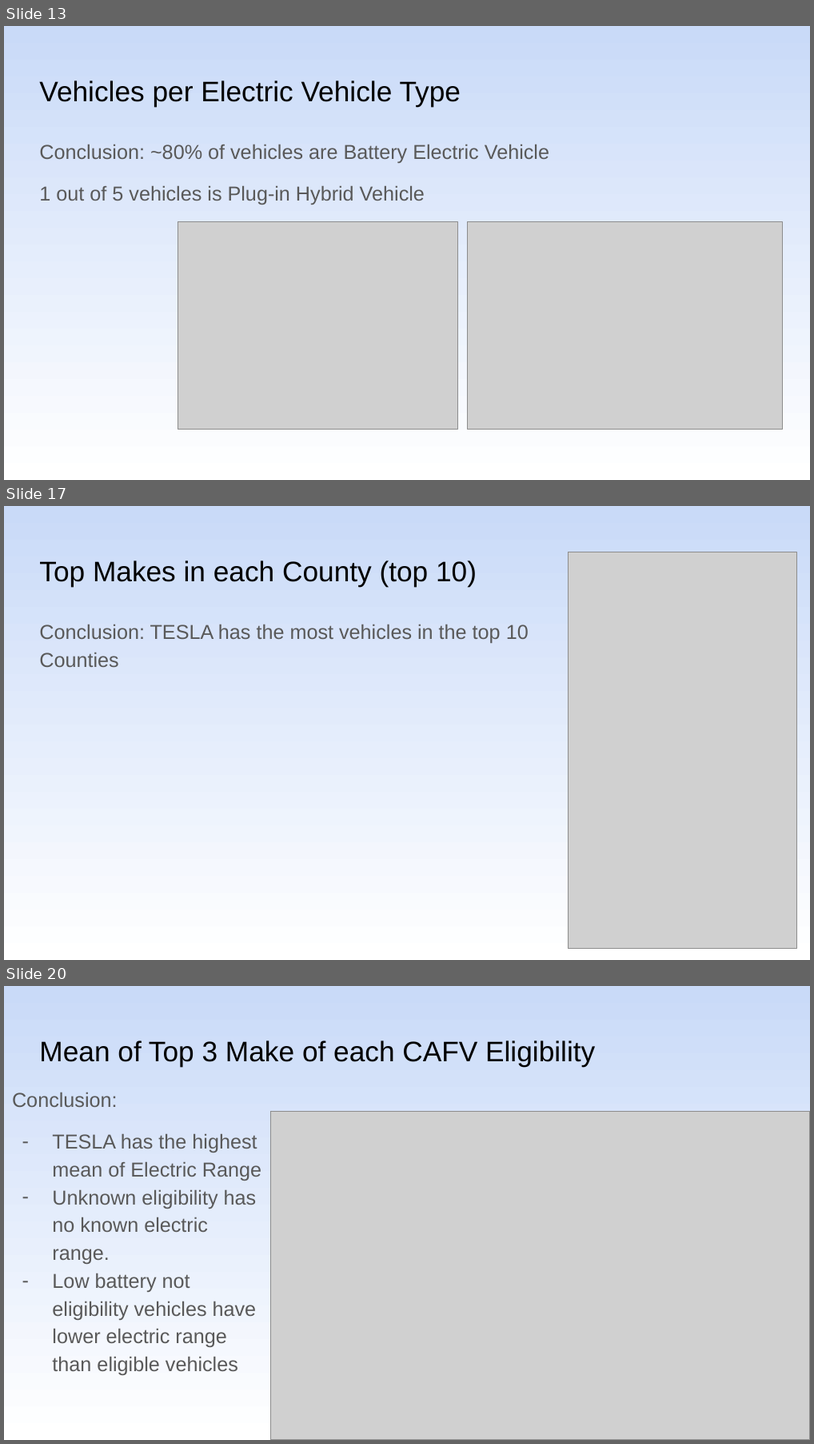
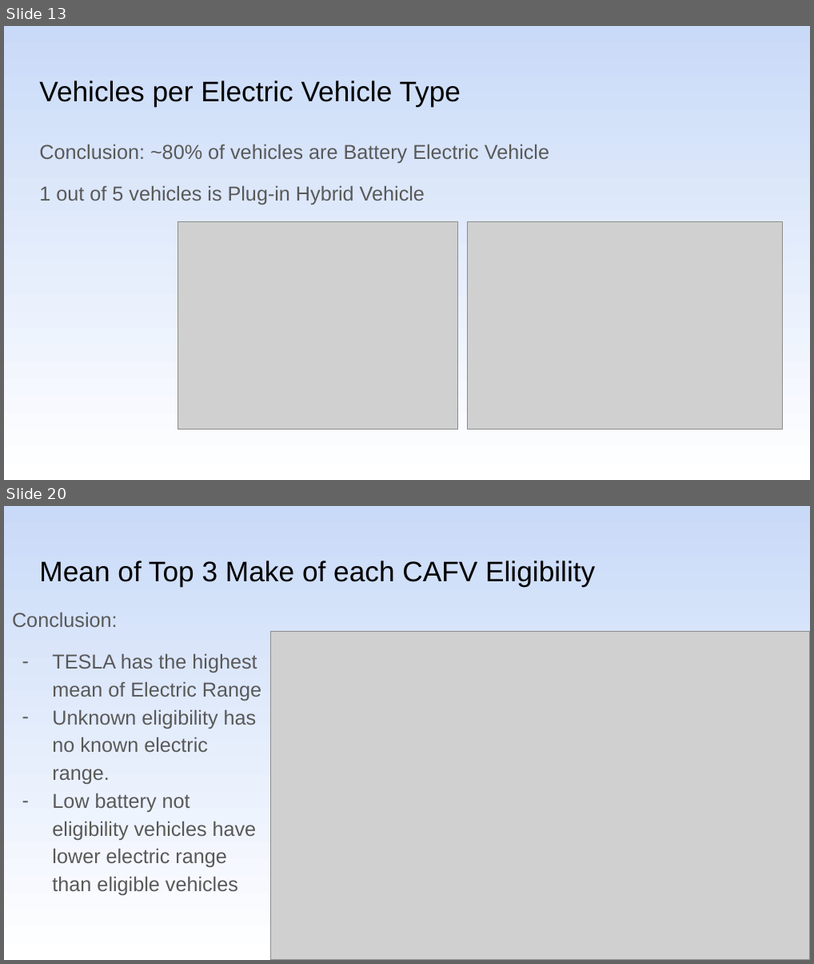
Before and after one commit to shachar700/DataAnalysis_ElectricVehicles, a slide deck: DataAnalysis_ElectricVehicles.pptx. Shown one above the other, each under a label of ours: slides 13, 17 and 20 before the commit, slides 13 and 20 after it; the slides between them are not shown. The pictures are 814x1444 and 814x964 pixels, drawn with LibreOffice and Linux fonts; fonts in the diff are those of the drawing; grey boxes stand for pictures. Boxes give left, top, right and bottom in pixels: in the first picture for what was removed or moved away, otherwise in the second. Text is boxed around its words. In the diff, an @@ line names an element or a change of style, - is before the commit and + after.

```diff
--- a/DataAnalysis_ElectricVehicles.pptx
+++ b/DataAnalysis_ElectricVehicles.pptx
@@ slide 17 removed at [4,506,810,960], background gradient #C9DAF8 to #FFFFFF @@
@@ picture removed at [569,552,798,948] @@
@@ title removed at [39,560,477,586] @@
-Top Makes in each County (top 10)
@@ text removed at [39,624,529,667] @@
-Conclusion: TESLA has the most vehicles in the top 10
-Counties
```
Also in this commit, not shown: 13 slides changed, 1 slide added, 3 other files.
